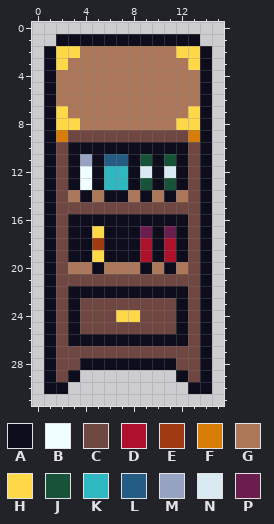
One commit to this pixel-art sprite: src/entities/furniture/assets/disabled/furniture_16x32_disabled:bookcase_half.png. That is the earlier state.
The file is 16x32 pixels.
Palette (. is transparent): A #0e0d1e  B #f1feff  C #704740  D #ad122a  E #a03a12  F #d87e08  G #ad785a  H #ffd848  J #185238  K #2eb9c2  L #245c86  M #96a3c2  N #daeaf2  P #6c1d50
Now the later version:
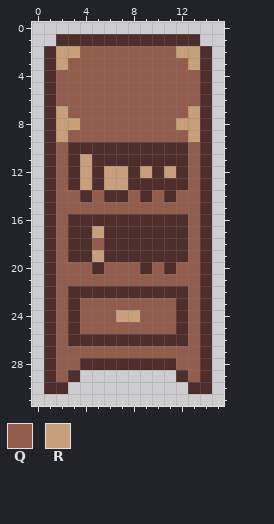
Colours new in this view: Q #935d4d  R #c7a07b
Change:
Colour A changes from #0e0d1e to #4e2d2d.
The edit turns colour D into colour A in rows 18 to 19 at x 9 and 11.
The edit turns colour J into colour A in row 11 at x 9 and 11; in row 13 at x 9 and 11.
The edit turns colour L into colour A in row 11 at x 6 to 7.
The edit turns colour P into colour A in row 17 at x 9 and 11.
The edit turns colour C into colour Q in row 9 at x 3 to 12; in rows 10 to 14 at x 2 and 13; in row 15 at x 2 to 13; in rows 16 to 20 at x 2 and 13; in row 21 at x 2 to 13; in row 22 at x 2 and 13.
The edit turns colour C into colour Q in row 23 at x 2, 4 to 11 and 13; in row 24 at x 2, 4 to 6, 9 to 11 and 13; in row 25 at x 2, 4 to 11 and 13; in row 26 at x 2 and 13; in row 27 at x 2 to 13; in row 28 at x 2 to 3 and 12 to 13.
The edit turns colour C into colour Q in row 29 at x 2 and 13.
The edit turns colour E into colour Q in row 18 at x 5.
The edit turns colour G into colour Q in row 2 at x 4 to 11; in row 3 at x 3 to 12; in rows 4 to 6 at x 2 to 13; in row 7 at x 3 to 12; in row 8 at x 4 to 11; in row 14 at x 3, 5, 8, 10 and 12.
The edit turns colour G into colour Q in row 20 at x 3 to 4, 6 to 8, 10 and 12.
The edit turns colour B into colour R in rows 12 to 13 at x 4.
The edit turns colour F into colour R in row 9 at x 2 and 13.
The edit turns colour H into colour R in row 2 at x 2 to 3 and 12 to 13; in row 3 at x 2 and 13; in row 7 at x 2 and 13; in row 8 at x 2 to 3 and 12 to 13; in row 17 at x 5; in row 19 at x 5.
The edit turns colour H into colour R in row 24 at x 7 to 8.
The edit turns colour K into colour R in rows 12 to 13 at x 6 to 7.
The edit turns colour M into colour R in row 11 at x 4.
The edit turns colour N into colour R in row 12 at x 9 and 11.
Where, in picture pixels (left, top, right, bottom), the same in both pictures:
changed: (44, 34, 212, 394)
